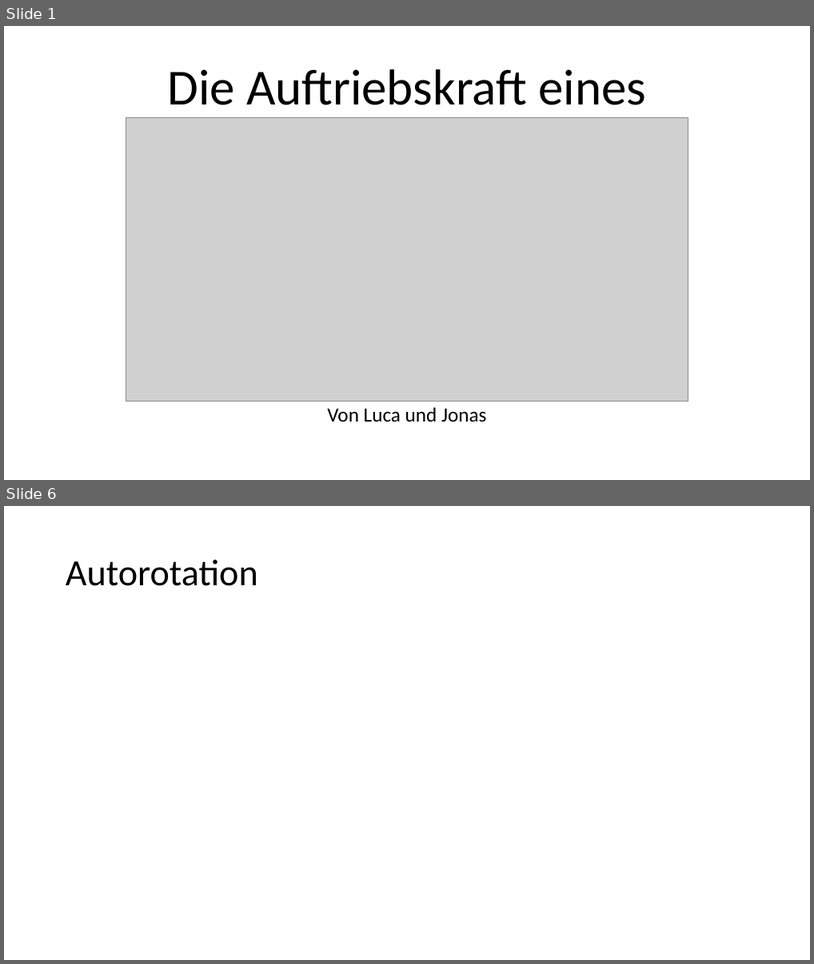
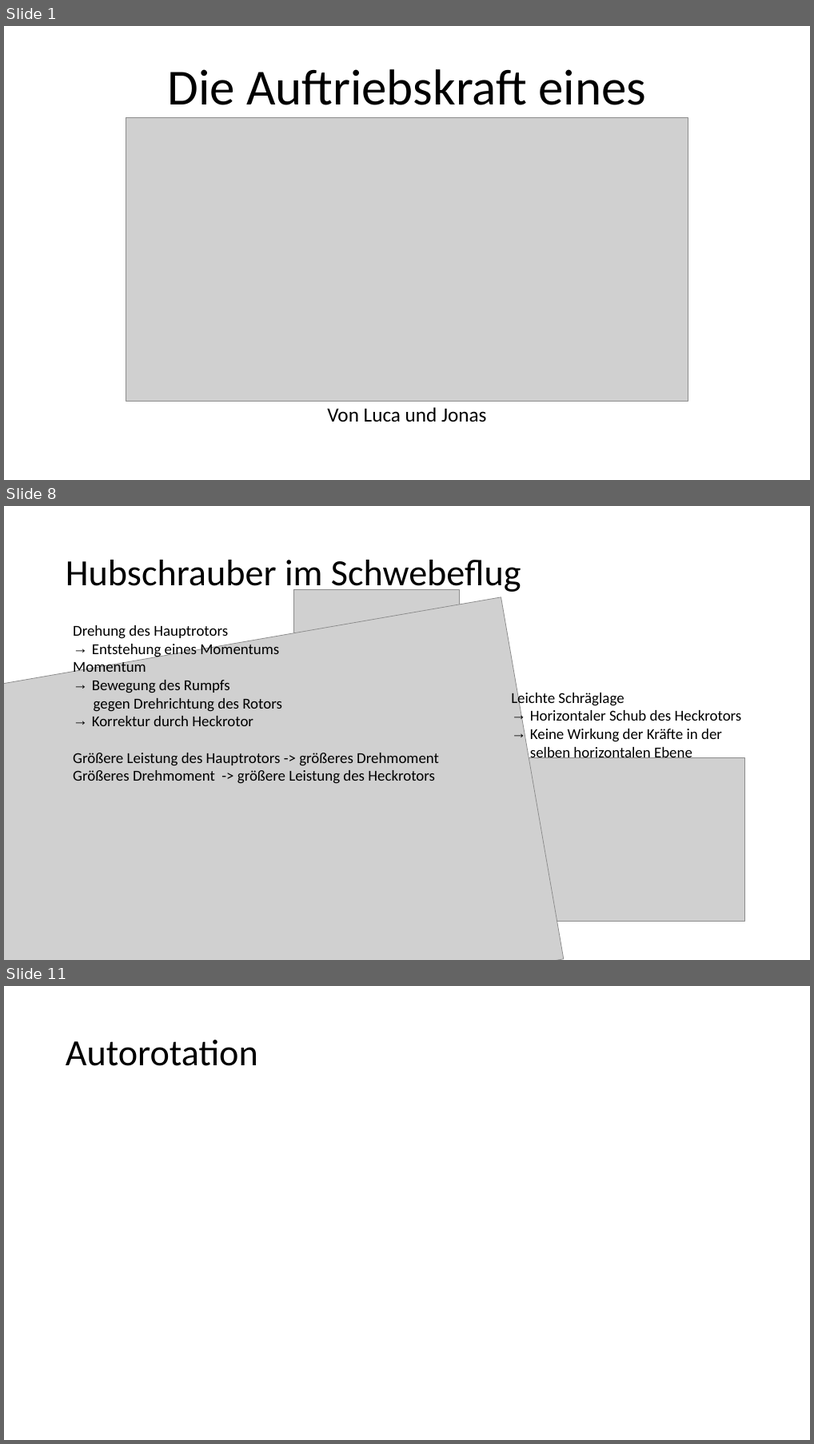
Before and after one commit to ProjectCollaberation/PhysikHelikopter, a slide deck: Powerpoint/Die Auftriebskraft eines Helikopters.pptx. Shown one above the other, each under a label of ours: slides 1 and 6 before the commit, slides 1, 8 and 11 after it; the slides between them are not shown. The pictures are 814x964 and 814x1444 pixels, drawn with LibreOffice and Linux fonts; fonts in the diff are those of the drawing; grey boxes stand for pictures. Boxes give left, top, right and bottom in pixels: in the first picture for what was removed or moved away, otherwise in the second. Text is boxed around its words. In the diff, an @@ line names an element or a change of style, - is before the commit and + after.

```diff
--- a/Powerpoint/Die Auftriebskraft eines Helikopters.pptx
+++ b/Powerpoint/Die Auftriebskraft eines Helikopters.pptx
@@ slide 8 added at (4,506,810,960), background #FFFFFF @@
@@ title added at (66,560,522,595), 44 pt, text #000000 @@
+Hubschrauber im Schwebeflug
@@ picture added at (4,597,563,960) @@
@@ picture added at (294,589,459,750) @@
@@ text added at (73,625,439,784), 18 pt, text #000000 @@
+Drehung des Hauptrotors
+→ Entstehung eines Momentums
+Momentum
+→ Bewegung des Rumpfs
+gegen Drehrichtung des Rotors
+→ Korrektur durch Heckrotor
+Größere Leistung des Hauptrotors -> größeres Drehmoment
+Größeres Drehmoment -> größere Leistung des Heckrotors
@@ text added at (511,690,742,758), 18 pt, text #000000 @@
+Leichte Schräglage
+→ Horizontaler Schub des Heckrotors
+→ Keine Wirkung der Kräfte in der selben horizontalen Ebene
@@ picture added at (525,758,745,920) @@
@@ what was slide 6 is now slide 11 @@
```
Also in this commit, not shown: 3 slides changed, 5 other slides added, 1 slide removed.
